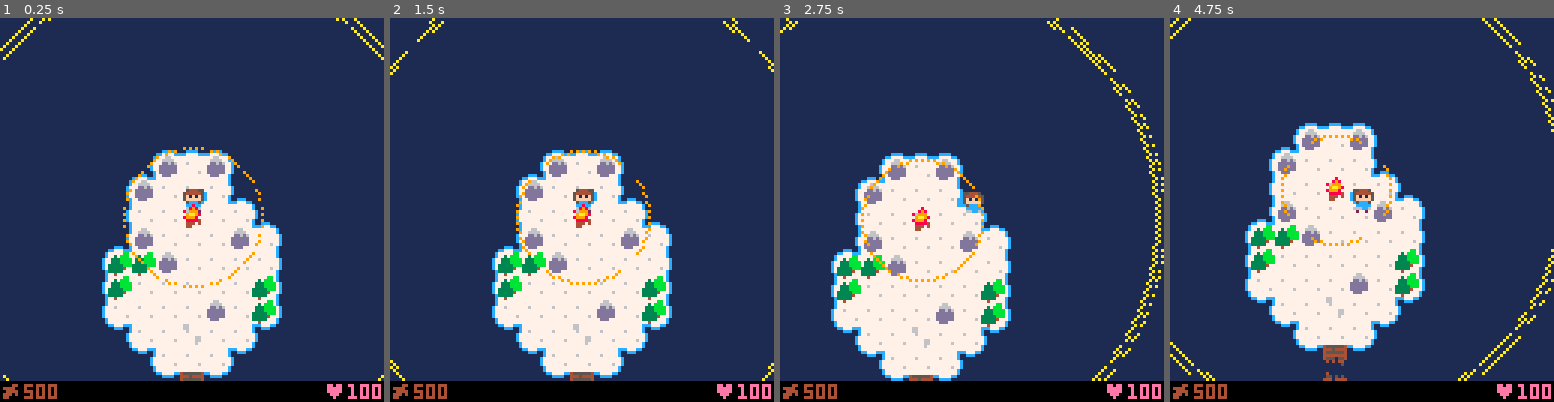
Above: before the commit, frames 1-4 (left to right).
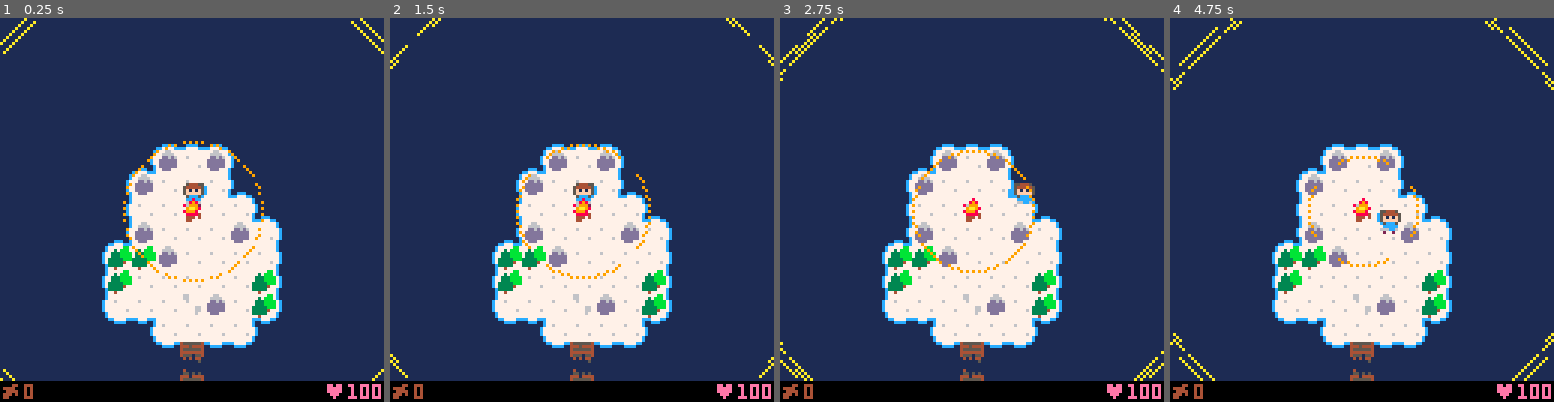
Above: after the commit, the same moments.

Repository: git2358/ggj19re
Game: PICO-8 cartridge cobsgame.p8
Same seed, same stepped clock (60 frames per second), same inputs: the game is played once before the commit and once after it.
Inputs:
- Up to frame 1 (0.25 s): no input
- Up to frame 2 (1.5 s): tap X (X key) at 0.33, 1.07 s; tap O (Z key) at 0.7 s
- Up to frame 3 (2.75 s): hold Right 1.6-2.1 s; tap O (Z key) at 1.7, 2.1, 2.5 s; tap X (X key) at 1.85 s; hold Up 2.15-2.42 s; hold Right from 2.47 s (still down)
- Up to frame 4 (4.75 s): tap O (Z key) every 0.4 s from 2.9 to 4.5 s; tap X (X key) at 2.97, 4.08 s; release Right at 3.03 s; hold Left 3.08-3.58 s; hold Down 3.63-3.97 s; hold Right 4.02-4.68 s; hold Up from 4.73 s (still down)

The runs differ from the first frame. In frame 1, 9.5% of the frame differs, in the area x 0-100%, y 0-100%; in frame 2, 9.1%; in frame 3, 23%; in frame 4, 17%.

Commit message:
Player damage outside fire

Diff:
--- a/cobsgame.p8
+++ b/cobsgame.p8
@@ -4,6 +4,7 @@
 -- jacob cazabon 2019
 
 local t,f=true,false
+local gs
 local px,py,ps,pw,pl,pwt,pct
 local cx,cy,ctx,cty
 local fx,fy,fr1,fr2,ft
@@ -13,20 +14,23 @@
 
 	reload()
 
+	-- game
+	gs=1
+
 	-- player
 	px,py=516,26
-	ps=0b11
-	pl,pw=100,500
+	ps=0b011
+	pl,pw=100,0
 	pwt,pct=0,0
-
-	-- camera
-	ctx,cty=px,py
-	cx,cy=ctx-64,cty-64
 
 	-- campfire
 	fx,fy=516,28
 	ft=1680
 	fr1,fr2=24,84
+
+	-- camera
+	ctx,cty=fx,fy
+	cx,cy=ctx-64,cty-64
 
 	-- hud
 	hud,pdw=0,pw
@@ -119,12 +123,24 @@
 	end
 	if (hud<=0) pdw=pw
 
+	-- damage tick
+	local ok
+	ok=fx==nil or fy==nil
+	if not ok then
+		local fd
+ 	fd=sqrt((fx-px)^2+(fy-py)^2)
+ 	ok=fd<0 or fr2<fd
+ end
+ if ok then
+  pl=max(pl-0.2,0)
+	end
+
 	-- bridges
 	f0=fget(t,0)
 	f1=fget(t,1)
 	f2=fget(t,2)
 	if btn(4) and f1!=f2 and
-		pw>=10
+		pw>=10 and band(ps,1)>0
 	then
 		if fn==1 then
 			pw-=10
@@ -171,7 +187,7 @@
 		fr1=-0.04*(1680-ft)+24
 		fr2=-0.05*(1680-ft)+84
 	end
-	if btn(4) and
+	if btn(4) and band(ps,1)>0 and
 		not fget(mget(ptx,pty),4)
 	then
 		local ok=fx==nil or fy==nil
@@ -190,9 +206,11 @@
 
 	-- chop trees
 	local ptx2,pty2,t2
-	ptx2,pty2=ptx,flr((py-3)/8)
+	ptx2,pty2=ptx,flr(py/8)
 	t2=mget(ptx2,pty2)
-	if btn(5) then
+	if btn(5) and
+		band(ps,1)>0
+	then
 		if fget(t2,3) and pct<=0 then
 			pct=8
 			pw+=1
@@ -204,7 +222,7 @@
 	pct=max(pct-1,0)
 
 	-- camera
-	if band(ps,1)>0 then
+	if band(ps,4)>0 then
 		ctx,cty=px,py
 	end
 	cx+=flr((ctx-cx-64)/2+0.5)
@@ -269,9 +287,9 @@
  end
 
  -- hud
- local plm,plc="♥"..pl,14
+ local plm="♥"..flr(pl)
  rectfill(0,128-hud,127,128,0)
- print(plm,108,129-hud,plc)
+ print(plm,108,129-hud,14)
  spr(15,-1,126-hud)
  print(pdw,8,129-hud,4)
  local d,m=pw-pdw
@@ -287,13 +305,13 @@
 end
 __gfx__
 00000000054445500000000000000000000000000000000000000000000000000000000000000000000000000000800000000000000000000000000000000000
-000000005444445c0544455000000000000000000000000000000000000000000000000000000000000000000008980008088000000000000080000000000000
-000000005f1f1f5c5444445c00000000000000000000000000000000000000000000000000000000000000000809990000089800000800000000800000000000
-000000005fffff5c5f1f1f5c0000000000000000000000000000000000000000000000000000000000000000009aa980009aa840000884400008944000000440
-0000000005ccc5c05fffff5c00000000000000000000000000000000000000000000000000000000000000000899980000899900008a9800008a880000444400
-000000000ccccc0005ccc5c000000000000000000000000000000000000000000000000000000000000000000088884000888840000884400008844000044440
-0000000006cc66000ccccc0000000000000000000000000000000000000000000000000000000000000000000044404000444040004440400044404000444040
-000000000020020006cc660000000000000000000000000000000000000000000000000000000000000000000044000000440000004400000044000000440000
+000000005444445c0544455005444550000000000000000000000000000000000000000000000000000000000008980008088000000000000080000000000000
+000000005f1f1f5c5444445c5444445c000000000000000000000000000000000000000000000000000000000809990000089800000800000000800000000000
+000000005fffff5c5f1f1f5c5fffff5c00000000000000000000000000000000000000000000000000000000009aa980009aa840000884400008944000000440
+0000000005ccc5c05fffff5c5f1f1f5c000000000000000000000000000000000000000000000000000000000899980000899900008a9800008a880000444400
+000000000ccccc0005ccc5c005ccc5c00c5555c00000000000000000000000000000000000000000000000000088884000888840000884400008844000044440
+0000000006cc66000ccccc000ccccc00c544445c0000000006000060000000000000000000000000000000000044404000444040004440400044404000444040
+000000000020020006cc660006cc66005fffff560060060000000000600000060000000000000000000000000044000000440000004400000044000000440000
 00000000000000000000000000000000000000000000000000000000000000000000000000000000000000000000000000000000000000000004545400000000
 00000000000000000000000000000000000000000000000000000000000000000000000000000000000000000000000000000000000000000054545404000000
 00000000000000000000000000000000000000000000000000000000000000000000000000000000000000000000000000000000000000000004555405505050
@@ -361,11 +379,10 @@
 0000000000000000000000000000000000000000000000000000000000000000000000000000000000000000000000000000000000000000000000000053734040407340700000000000000000000000000000000000000000000000000000000000000000000000000000000000000000000000000000000000000000000000
 0000000000000000000000000000000000000000000000000000000000000000000000000000000000000000000000000000000000000000000000006141417340404040700000000000000000000000000000000000000000000000000000000000000000000000000000000000000000000000000000000000000000000000
 0000000000000000000000000000000000000000000000000000000000000000000000000000000000000000000000000000000000000000000000006141404040404041700000000000000000000000000000000000000000000000000000000000000000000000000000000000000000000000000000000000000000000000
-0000000000000000000000000000000000000000000000000000000000000000000000000000000000000000000000000000000000000000000000006140404040734041700000000000000000000000000000000000000000000000000000000000000000000000000000000000000000000000000000000000000000000000
-0000000000000000000000000000000000000000000000000000000000000000000000000000000000000000000000000000000000000000000000000051404072404050000000000000000000000000000000000000000000000000000000000000000000000000000000000000000000000000000000000000000000000000
-0000000000000000000000000000000000000000000000000000000000000000000000000000000000000000000000000000000000000000000000000000514040405000000000000000000000000000000000000000000000000000000000000000000000000000000000000000000000000000000000000000000000000000
-000000000000000000000000000000000000000000000000000000000000000000000000000000000000000000000000000000000000000000000000000000603f600000000000000000000000000000000000000000000000000000000000000000000000000000000000000000000000000000000000000000000000000000
-000000000000000000000000000000000000000000000000000000000000000000000000000000000000000000000000000000000000000000000000000000711f000000000000000000000000000000000000000000000000000000000000000000000000000000000000000000000000000000000000000000000000000000
-0000000000000000000000000000000000000000000000000000000000000000000000000000000000000000000000000000000000000000000000000000534040527100000000000000000000000000000000000000000000000000000000000000000000000000000000000000000000000000000000000000000000000000
-0000000000000000000000000000000000000000000000000000000000000000000000000000000000000000000000000000000000000000000000000000404040404000000000000000000000000000000000000000000000000000000000000000000000000000000000000000000000000000000000000000000000000000
-0000000000000000000000000000000000000000000000000000000000000000000000000000000000000000000000000000000000000000000000000000404040404000000000000000000000000000000000000000000000000000000000000000000000000000000000000000000000000000000000000000000000000000
+0000000000000000000000000000000000000000000000000000000000000000000000000000000000000000000000000000000000000000000000006140404072734041700000000000000000000000000000000000000000000000000000000000000000000000000000000000000000000000000000000000000000000000
+0000000000000000000000000000000000000000000000000000000000000000000000000000000000000000000000000000000000000000000000000060514040404050000000000000000000000000000000000000000000000000000000000000000000000000000000000000000000000000000000000000000000000000
+000000000000000000000000000000000000000000000000000000000000000000000000000000000000000000000000000000000000000000000000000000603f606000000000000000000000000000000000000000000000000000000000000000000000000000000000000000000000000000000000000000000000000000
+000000000000000000000000000000000000000000000000000000000000000000000000000000000000000000000000000000000000000000000000000000711f710000000000000000000000000000000000000000000000000000000000000000000000000000000000000000000000000000000000000000000000000000
+0000000000000000000000000000000000000000000000000000000000000000000000000000000000000000000000000000000000000000000000000071534040405200000000000000000000000000000000000000000000000000000000000000000000000000000000000000000000000000000000000000000000000000
+0000000000000000000000000000000000000000000000000000000000000000000000000000000000000000000000000000000000000000000000000040404040404000000000000000000000000000000000000000000000000000000000000000000000000000000000000000000000000000000000000000000000000000
+0000000000000000000000000000000000000000000000000000000000000000000000000000000000000000000000000000000000000000000000000040404073404000000000000000000000000000000000000000000000000000000000000000000000000000000000000000000000000000000000000000000000000000
